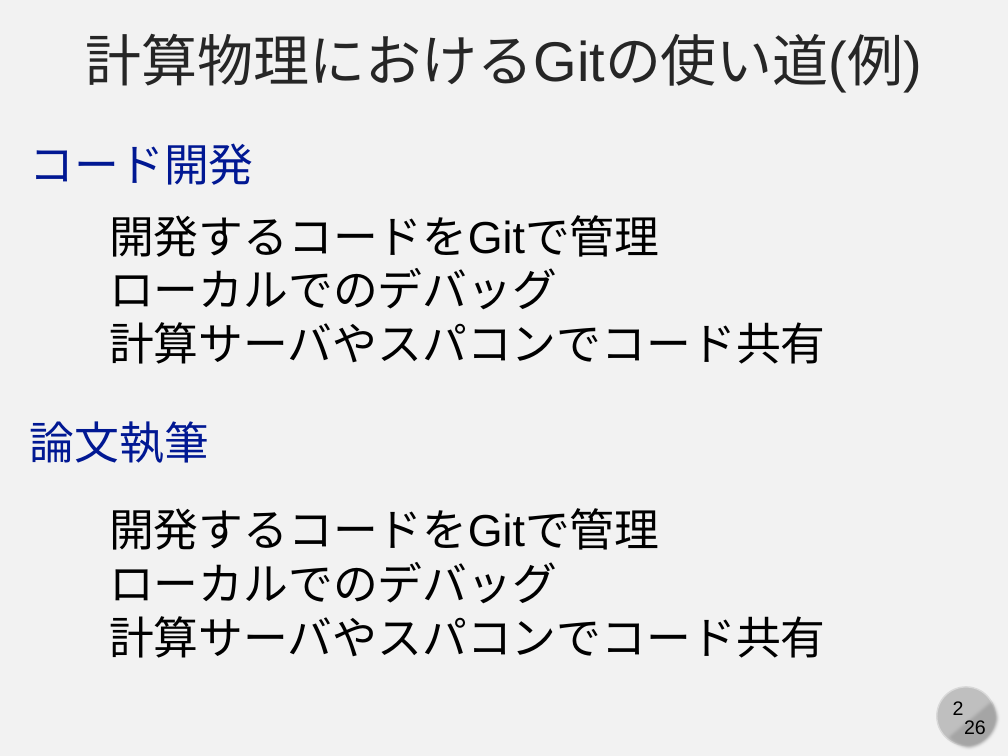
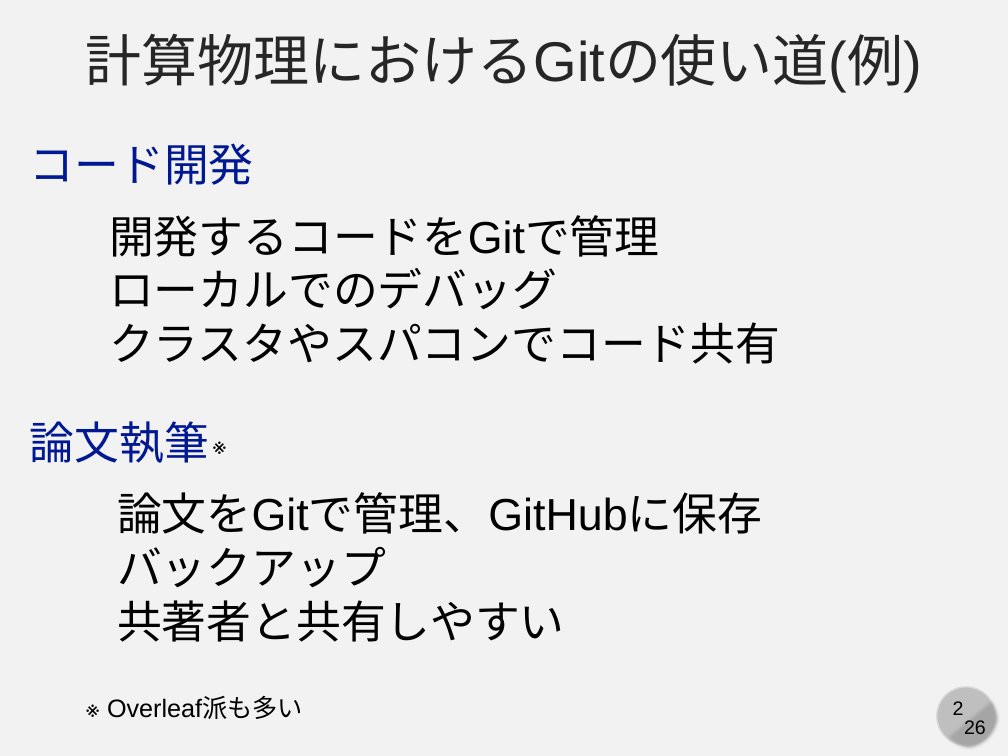
Before and after one commit to cpss2026-git/cpss2026-git.github.io, a slide deck: slide 2 of 01-lecture-git-basic/slides/01-c-compphys.pptx. Drawn at 1008x756 pixels with LibreOffice and Linux fonts; fonts in the diff are those of the drawing. Boxes give left, top, right and bottom in pixels: in the first picture for what was removed or moved away, otherwise in the second. Text is boxed around its words. In the diff, an @@ line names an element or a change of style, - is before the commit and + after.

```diff
--- a/01-lecture-git-basic/slides/01-c-compphys.pptx
+++ b/01-lecture-git-basic/slides/01-c-compphys.pptx
@@ text at box(109, 322, 780, 364): text changed @@
-計算サーバやスパコンでコード共有
+クラスタやスパコンでコード共有
@@ text added at box(203, 424, 248, 465), 18 pt, text #000000 @@
+※
@@ text at box(117, 492, 762, 642): text changed @@
-開発するコードをGitで管理
-ローカルでのデバッグ
-計算サーバやスパコンでコード共有
+論文をGitで管理、GitHubに保存
+バックアップ
+共著者と共有しやすい
@@ text added at box(76, 687, 327, 728), 18 pt, text #000000 @@
+※ Overleaf派も多い
```
Also in this commit, not shown: 1 slide added.
